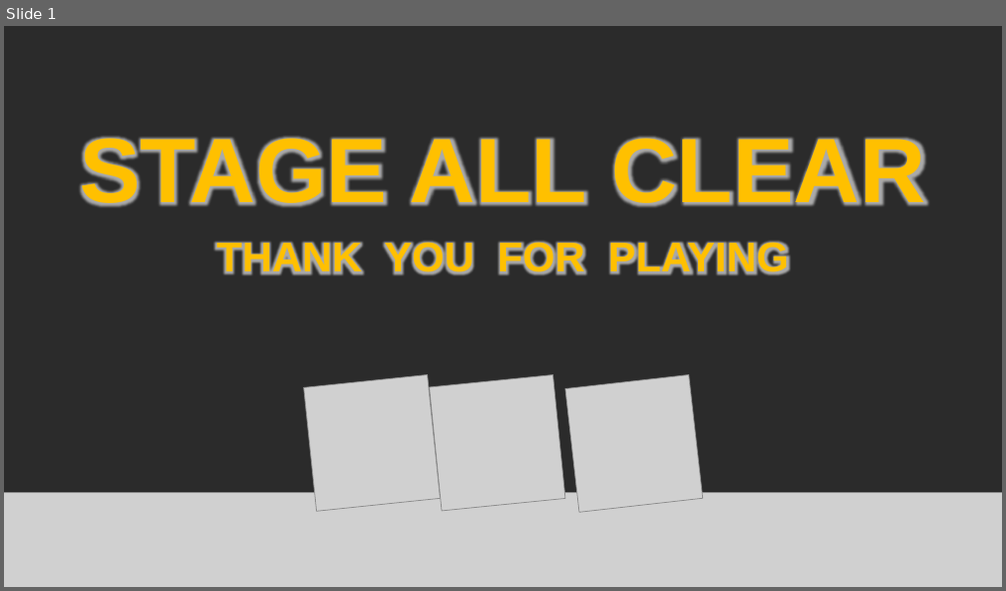
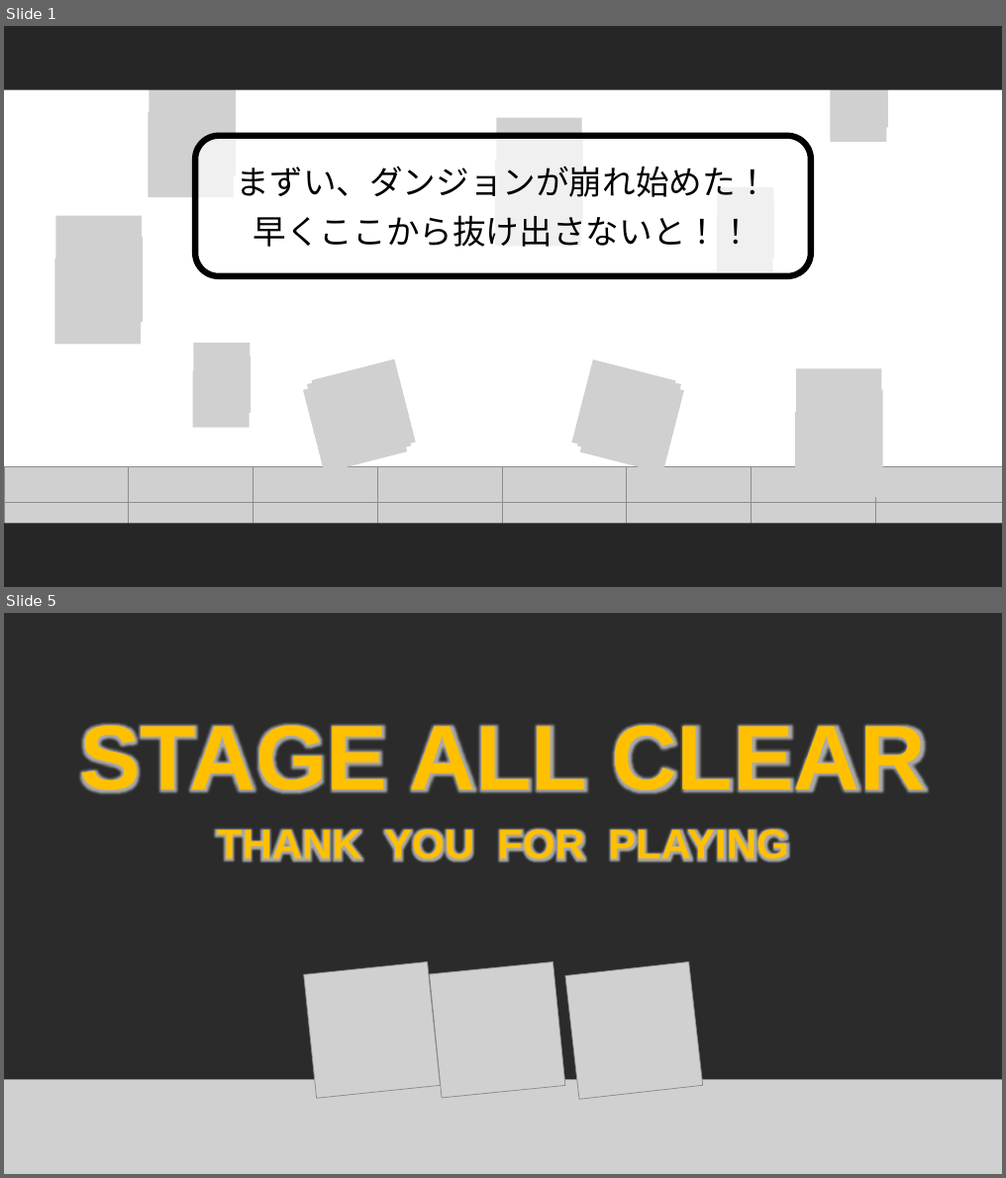
Before and after one commit to satoAFP/HukuokaGameContest2024, a slide deck: test_net/Assets/User/Shibatsuzi/image/Stage/Map/Ending.pptx. Shown one above the other, each under a label of ours: slide 1 before the commit, slides 1 and 5 after it; the slides between them are not shown. The pictures are 1006x591 and 1006x1178 pixels, drawn with LibreOffice and Linux fonts; fonts in the diff are those of the drawing; grey boxes stand for pictures; background and template pictures are left out; a plain dark background stands for a picture behind light text. Boxes give left, top, right and bottom in pixels: in the first picture for what was removed or moved away, otherwise in the second. Text is boxed around its words. In the diff, an @@ line names an element or a change of style, - is before the commit and + after.

```diff
--- a/test_net/Assets/User/Shibatsuzi/image/Stage/Map/Ending.pptx
+++ b/test_net/Assets/User/Shibatsuzi/image/Stage/Map/Ending.pptx
@@ slide 1 added at (4,26,1002,587), background picture (left out) @@
@@ rectangle added at (4,26,1002,89), fill #262626 @@
@@ picture added at (150,70,235,155) @@
@@ picture added at (832,58,887,113) @@
@@ picture added at (832,71,888,127) @@
@@ picture added at (148,112,233,197) @@
@@ picture added at (150,90,236,175) @@
@@ picture added at (831,85,887,141) @@
@@ rounded rectangle added at (195,136,810,276), fill #FFFFFF at 70% opacity, outline #000000 6 pt, 32 pt, text #000000 @@
+まずい、ダンジョンが崩れ始めた！
+早くここから抜け出さないと！！
@@ picture added at (497,118,582,203) @@
@@ picture added at (497,139,583,224) @@
@@ picture added at (495,161,580,246) @@
@@ picture added at (718,187,773,244) @@
@@ picture added at (718,201,774,258) @@
@@ picture added at (55,216,141,301) @@
@@ picture added at (717,216,773,273) @@
@@ picture added at (54,259,141,344) @@
@@ picture added at (57,236,143,322) @@
@@ picture added at (193,343,250,399) @@
@@ picture added at (193,372,249,427) @@
@@ picture added at (194,357,251,413) @@
@@ picture added at (303,370,407,473) @@
@@ picture added at (307,364,411,468) @@
@@ picture added at (312,360,415,464) @@
@@ picture added at (572,360,676,464) @@
@@ picture added at (577,364,681,468) @@
@@ picture added at (580,370,684,473) @@
@@ picture added at (796,369,881,455) @@
@@ picture added at (795,411,880,497) @@
@@ picture added at (798,390,883,475) @@
@@ rectangle added at (4,524,1002,587), fill #262626 @@
@@ group added at (4,467,1002,541): 16 pictures @@
@@ what was slide 1 is now slide 5 @@
```
Also in this commit, not shown: 3 other slides added, 21 other files.
